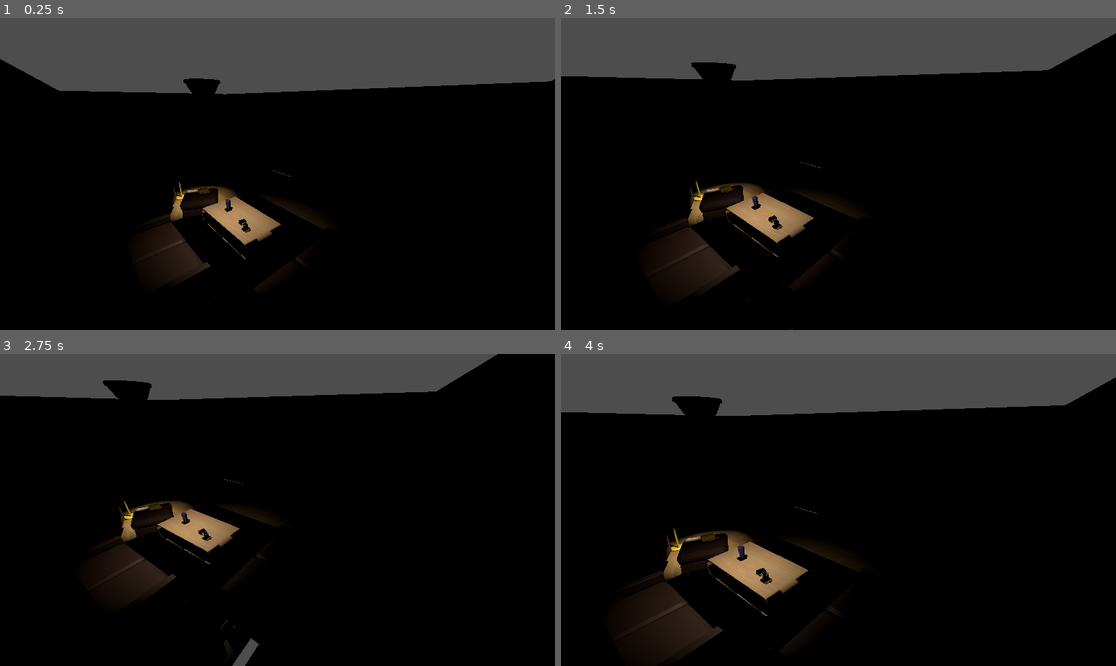
Above: before the commit, frames 1-4 (two rows, left to right).
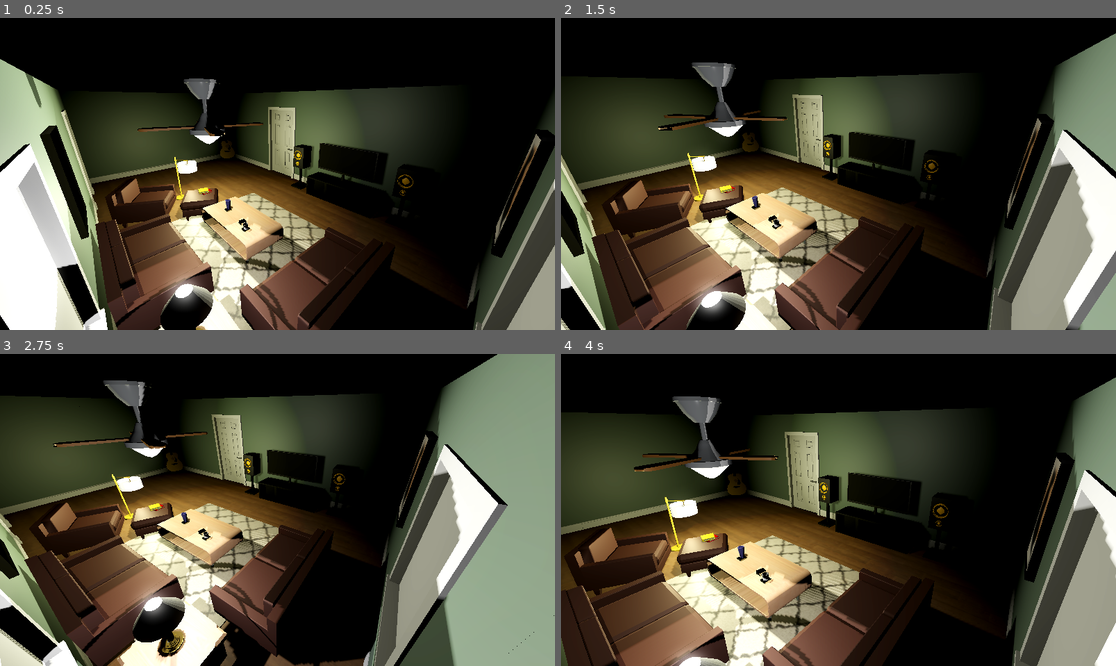
Above: after the commit, the same moments.

Repository: tvstaticghost/CritterJam
Game: Godot game, scene res://Scenes/world.tscn
Two runs of this game, one before a commit and one after it. Both use one fixed random seed, a clock stepped at 60 frames per second and the inputs below.
Inputs (mouse positions are in pixels of both pictures, inside the frame that each line leads up to):
- Up to frame 1 (0.25 s): no input
- Up to frame 2 (1.5 s): tap Enter at 0.5 s; move the mouse to (960, 158) at 0.52 s; press the mouse at (960, 158) at 0.53 s; hold Right (right) 0.53-1.28 s; move the mouse to (727, 189) at 1.27 s; release the mouse at (727, 189) at 1.28 s; hold Down (down) from 1.28 s (still down); tap E (zoom_in) at 1.35 s
- Up to frame 3 (2.75 s): move the mouse to (333, 441) at 2.02 s; release Down (down) at 2.03 s; hold Right (right) from 2.03 s (still down); hold C (zoom_out) from 2.03 s (still down)
- Up to frame 4 (4 s): move the mouse to (810, 572) at 2.77 s; release Right (right) at 2.78 s; release C (zoom_out) at 2.78 s; hold Up (up) 2.78-3.53 s; click (810, 572) at 2.85 s; move the mouse to (1005, 556) at 3.52 s; hold Left (left) from 3.53 s (still down); hold E (zoom_in) from 3.53 s (still down)

The runs differ from the first frame. In frame 1, 74% of the frame differs, in the area x 0-100%, y 0-100%; in frame 2, 77%; in frame 3, 78%; in frame 4, 76%.

Commit message:
Fixed scene lighting

Diff:
--- /dev/null
+++ b/Materials/emissive_material.tres
@@ -0,0 +1,7 @@
+[gd_resource type="StandardMaterial3D" format=3 uid="uid://tu27mmjic8gv"]
+
+[resource]
+emission_enabled = true
+emission = Color(0.420244, 0.415079, 0.366225, 1)
+emission_energy_multiplier = 1.3
+grow = true
--- a/Scenes/living_room_level.tscn
+++ b/Scenes/living_room_level.tscn
@@ -1,7 +1,9 @@
-[gd_scene load_steps=10 format=3 uid="uid://cdgsq8qu2j3o"]
+[gd_scene load_steps=12 format=3 uid="uid://cdgsq8qu2j3o"]
 
 [ext_resource type="PackedScene" uid="uid://yv8k4ecn3ol8" path="res://Meshes/CritterJam_LivingRoom1.glb" id="1_ica4d"]
+[ext_resource type="Material" uid="uid://tu27mmjic8gv" path="res://Materials/emissive_material.tres" id="2_t5ggk"]
 [ext_resource type="PackedScene" uid="uid://cr7kf7rhxgneb" path="res://Meshes/TVandSpeakers.glb" id="2_wsg7u"]
+[ext_resource type="PackedScene" uid="uid://b0fgsgtds1bux" path="res://Meshes/Guitar.glb" id="4_15t80"]
 
 [sub_resource type="ConcavePolygonShape3D" id="ConcavePolygonShape3D_xq81x"]
 data = PackedVector3Array(-0.104, -0.1558, 1.2542, 0.065, -0.1473, 1.2542, 0.065, -0.1558, 1.2542, -0.104, -0.1558, 1.2 …(17437 unchanged characters)…
@@ -45,6 +47,13 @@
 [node name="CollisionShape3D" type="CollisionShape3D" parent="CritterJam_LivingRoom1/CoffeeTable/Coffee Table"]
 shape = SubResource("ConcavePolygonShape3D_ica4d")
 
+[node name="LampShade" parent="CritterJam_LivingRoom1/LivingRoomLamp" index="2"]
+material_override = ExtResource("2_t5ggk")
+
+[node name="OmniLight3D" type="OmniLight3D" parent="CritterJam_LivingRoom1/LivingRoomLamp/LampShade" index="1"]
+transform = Transform3D(0.577624, 0, 0, 0, 1, 0, 0, 0, 0.577624, 3.02077, 0.866286, 0.00307508)
+light_color = Color(1, 1, 0.737255, 1)
+
 [node name="Reading Lamp" type="StaticBody3D" parent="CritterJam_LivingRoom1/LivingRoomLamp" index="3"]
 
 [node name="CollisionShape3D" type="CollisionShape3D" parent="CritterJam_LivingRoom1/LivingRoomLamp/Reading Lamp"]
@@ -55,15 +64,19 @@
 [node name="CollisionShape3D" type="CollisionShape3D" parent="CritterJam_LivingRoom1/DeskLamp/Desk Lamp"]
 shape = SubResource("ConcavePolygonShape3D_wsg7u")
 
+[node name="OmniLight3D" type="OmniLight3D" parent="CritterJam_LivingRoom1/DeskLamp" index="1"]
+transform = Transform3D(2.49004, -0.21308, -5.87403e-09, 0.300711, 3.51409, 1.94451e-07, -5.89506e-09, -1.37784e-07, 2.49914, -13.7958, 2.18597, -3.8147e-06)
+light_energy = 0.7
+shadow_enabled = true
+
 [node name="Whiskey Glass" type="StaticBody3D" parent="CritterJam_LivingRoom1/WhiskeyGlass" index="0"]
 
 [node name="CollisionShape3D" type="CollisionShape3D" parent="CritterJam_LivingRoom1/WhiskeyGlass/Whiskey Glass"]
 shape = SubResource("ConcavePolygonShape3D_yvoay")
 
-[node name="SpotLight3D" type="SpotLight3D" parent="CritterJam_LivingRoom1/CeilingFan" index="1"]
-transform = Transform3D(-4.05661, -0.107102, -0.0296867, -0.486099, 4.53314, 50.0697, -0.103984, 4.04019, -0.366794, 0, -31.5168, 0)
-light_color = Color(1, 1, 0.87451, 1)
-light_indirect_energy = 4.352
+[node name="OmniLight3D" type="OmniLight3D" parent="CritterJam_LivingRoom1/CeilingFan" index="1"]
+transform = Transform3D(4.05814, 0, 0, 0, 50.2769, 0, 0, 0, 4.05814, 0, -49.1841, 0)
+light_color = Color(1, 1, 0.886275, 1)
 shadow_enabled = true
 
 [node name="Cat Painting" type="StaticBody3D" parent="CritterJam_LivingRoom1/CatPainting" index="0"]
@@ -88,14 +101,10 @@
 [node name="AnimationPlayer" parent="CritterJam_LivingRoom1" index="53"]
 autoplay = "Cylinder_008Action"
 
-[node name="SpotLight3D" type="SpotLight3D" parent="CritterJam_LivingRoom1/AnimationPlayer" index="0"]
-transform = Transform3D(1, 0, 0, 0, -0.0961585, 0.995366, 0, -0.995366, -0.0961585, 0.69256, 1.07607, -0.293936)
-light_color = Color(1, 1, 0.807843, 1)
-light_energy = 2.676
-light_size = 0.21
-shadow_enabled = true
-
 [node name="TVandSpeakers" parent="." instance=ExtResource("2_wsg7u")]
 transform = Transform3D(-0.0143287, 0, 0.999897, 0, 1, 0, -0.999897, 0, -0.0143287, 0.228205, 0, 2.80744)
 
+[node name="Guitar2" parent="." instance=ExtResource("4_15t80")]
+transform = Transform3D(-0.884764, 0.244023, 0.397047, 0.273033, 0.96185, 0.0172688, -0.377686, 0.123686, -0.917636, 6.98761, 0, -3.65317)
+
 [editable path="CritterJam_LivingRoom1"]
--- a/Scenes/world.tscn
+++ b/Scenes/world.tscn
@@ -1,9 +1,25 @@
-[gd_scene load_steps=3 format=3 uid="uid://cdjaciuhjxosu"]
+[gd_scene load_steps=6 format=3 uid="uid://cdjaciuhjxosu"]
 
 [ext_resource type="PackedScene" uid="uid://cdgsq8qu2j3o" path="res://Scenes/living_room_level.tscn" id="2_5a7ea"]
 [ext_resource type="PackedScene" uid="uid://cuj5ubafqrgl2" path="res://Scenes/main_camera.tscn" id="2_go701"]
 
+[sub_resource type="ProceduralSkyMaterial" id="ProceduralSkyMaterial_go701"]
+sky_horizon_color = Color(0.662243, 0.671743, 0.686743, 1)
+ground_horizon_color = Color(0.662243, 0.671743, 0.686743, 1)
+
+[sub_resource type="Sky" id="Sky_5a7ea"]
+sky_material = SubResource("ProceduralSkyMaterial_go701")
+
+[sub_resource type="Environment" id="Environment_8j60k"]
+background_mode = 1
+sky = SubResource("Sky_5a7ea")
+tonemap_mode = 2
+glow_enabled = true
+
 [node name="World" type="Node3D"]
+
+[node name="WorldEnvironment" type="WorldEnvironment" parent="."]
+environment = SubResource("Environment_8j60k")
 
 [node name="MainCamera" parent="." instance=ExtResource("2_go701")]
 transform = Transform3D(-0.681373, 0.250337, -0.687796, 0, 0.939693, 0.34202, 0.731937, 0.233043, -0.640281, -4.72153, 2.73981, -2.03959)
Binary file added: Meshes/Guitar.glb
Not shown, added: Meshes/Guitar.glb.import
